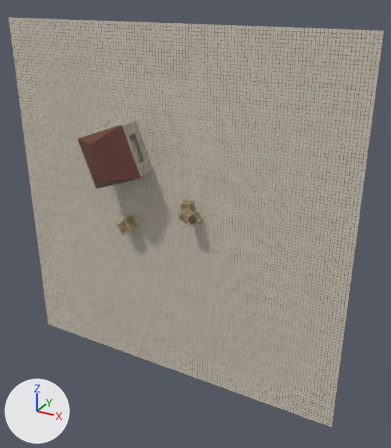
Before and after pictures for a commit that changed the glTF model Assets/map_prime.glb.
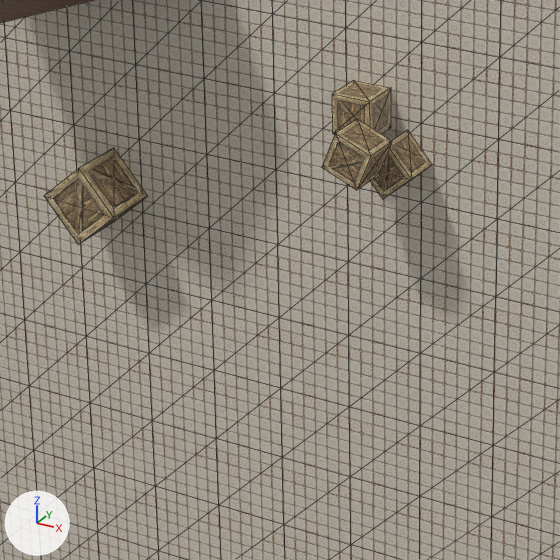
Old and new are each drawn whole from a 50 mm lens placed at (28.63, -45.88, 23.14), pointed at (2.67, 1.32, -0.46) and again close up on the part from 27% to 59% of the width and 41% to 69% of the height. Lighting does not change. The marker at lower left points along +X, +Y and +Z. The last two pictures show the newer version. The close-ups show mesh edges as thin lines. Where no turn or scale is listed for an object, it has been applied to the vertices.

Script lines for the objects in view, before the commit:
```python
me_cube_002 = bpy.data.meshes.new('Cube.002')
me_cube_002.from_pydata(...)  # 6 vertices, 8 faces; spans x -3.95..4.0, y -4.56..-2.58, z -3.69..3.81
me_cube_002.materials.append(mat_mat_tiles2)  # picture img_tex_tiles2
me_mdl_crate = bpy.data.meshes.new('mdl_crate')
me_mdl_crate.from_pydata(...)  # a box spanning x -0.5..0.5, y -0.5..0.5, z -0.5..0.5
me_mdl_crate.materials.append(mat_mat_crate)  # picture img_tex_crate
me_mdl_crate_002 = bpy.data.meshes.new('mdl_crate.002')
me_mdl_crate_002.from_pydata(...)  # 8 vertices, 12 faces; spans x -1.06..1.06, y -0.75..0.75, z -1.06..1.06
me_mdl_crate_002.materials.append(mat_mat_crate)  # picture img_tex_crate
ob_crate_001 = bpy.data.objects.new('Crate.001', me_mdl_crate)
ob_crate_001.location = (3.58, -0.5, 1.07)
ob_crate_001.rotation_euler = (0.0, 0.859, 0.0)  # degrees (0, 49, 0)
ob_crate_003 = bpy.data.objects.new('Crate.003', me_mdl_crate_002)
ob_crate_003.location = (-4.88, -0.75, -1.44)
ob_roof = bpy.data.objects.new('Roof', me_cube_002)
ob_roof.location = (-5.51, 0.0, 6.71)
# also in view: 'Plane' at (0.0, 0.0, 0.0); 'Crate.002' at (3.13, -1.5, 1.6); 'Crate' at (2.7, -0.5, 2.24)
```
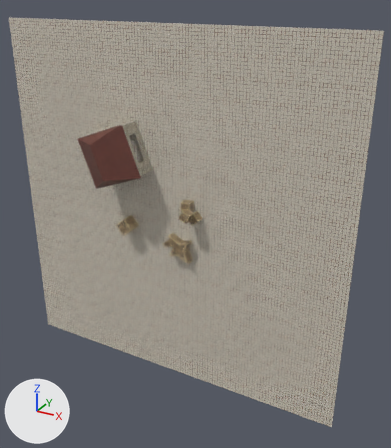
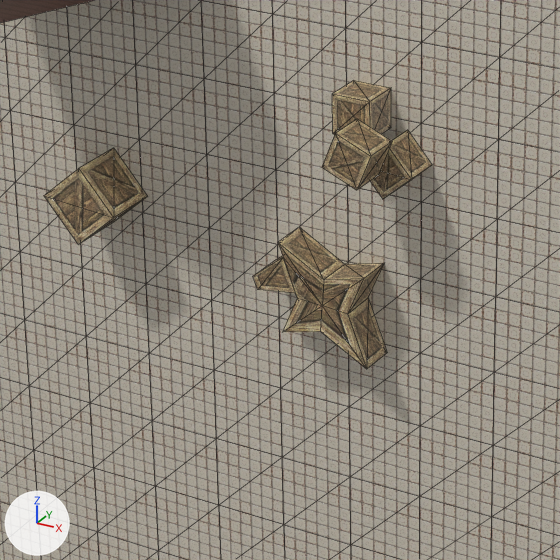
The change, as a diff of the scene's bpy script:
```diff
--- a/Assets/map_prime.glb.py
+++ b/Assets/map_prime.glb.py
@@ me_mdl_crate_001 @@
+me_mdl_crate_001.from_pydata(...)  # 26 vertices, 48 faces; spans x -1.97..1.22, y -0.5..0.5, z -1.42..1.42
+me_mdl_crate_001.materials.append(mat_mat_crate)  # picture img_tex_crate
@@ ob_crate_004 @@
+ob_crate_004 = bpy.data.objects.new('Crate.004', me_mdl_crate_001)
+ob_crate_004.location = (1.86, -0.5, -2.8)
```

Location of each change, (x1, y1, x2, y2) in pixels of the close-ups (560 x 560 px):
'Crate.004', added (brown): after (253, 227, 387, 369)
